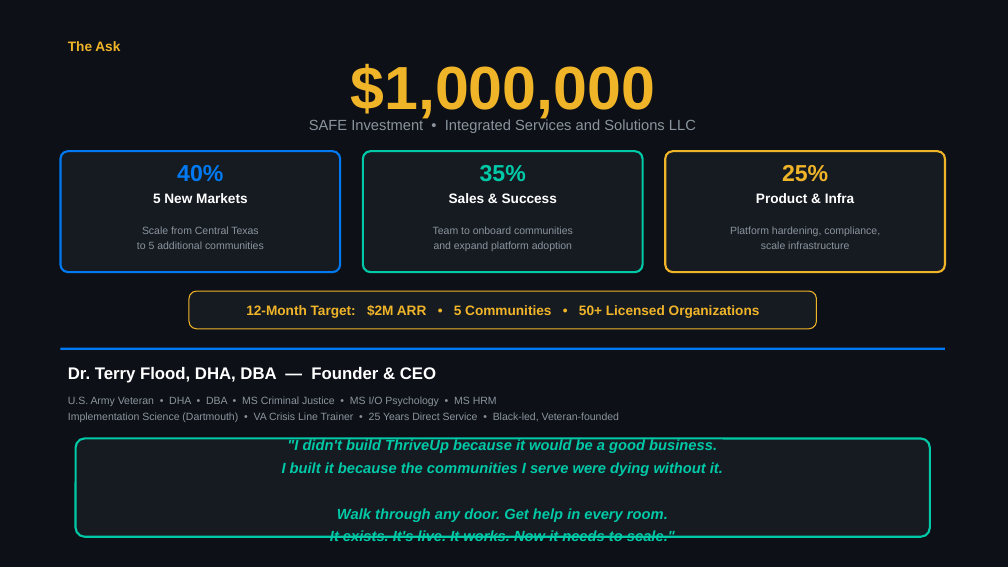
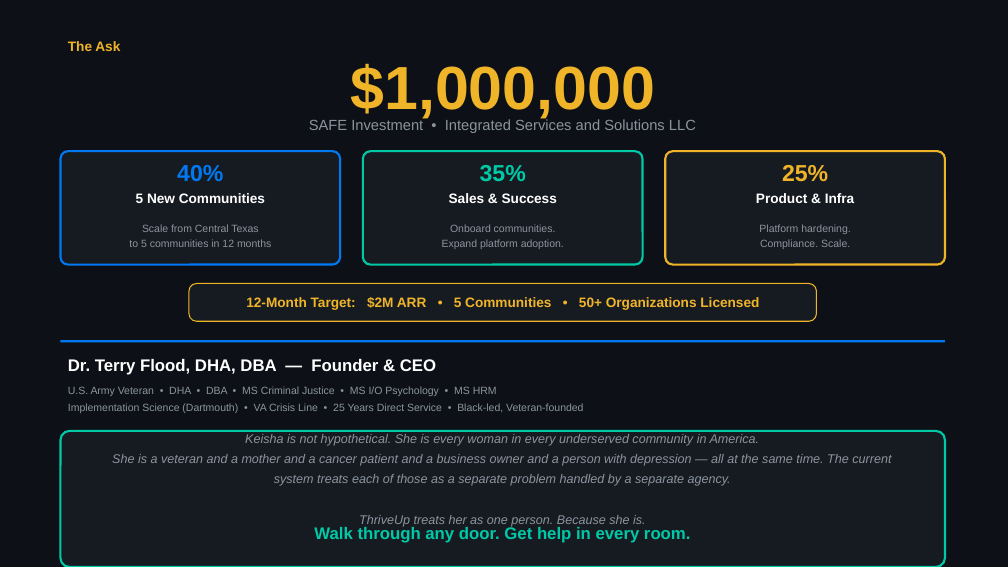
Before and after one commit to mrterryflood-ui/Thriveup, a slide deck: slide 10 of docs/pitches/ThriveUp-The-Pitch-by-Deel-2026.pptx. Drawn at 1008x567 pixels with LibreOffice and Linux fonts; fonts in the diff are those of the drawing. Boxes give left, top, right and bottom in pixels: in the first picture for what was removed or moved away, otherwise in the second. Text is boxed around its words. In the diff, an @@ line names an element or a change of style, - is before the commit and + after.

```diff
--- a/docs/pitches/ThriveUp-The-Pitch-by-Deel-2026.pptx
+++ b/docs/pitches/ThriveUp-The-Pitch-by-Deel-2026.pptx
@@ rounded rectangle: place and size @@
-rounded rectangle at <box>60,151,340,272</box>
+rounded rectangle at <box>60,151,340,265</box>
@@ rounded rectangle: place and size @@
-rounded rectangle at <box>363,151,643,272</box>
+rounded rectangle at <box>363,151,643,265</box>
@@ rounded rectangle: place and size @@
-rounded rectangle at <box>665,151,945,272</box>
+rounded rectangle at <box>665,151,945,265</box>
@@ text at <box>136,193,265,203</box>: text changed @@
-5 New Markets
+5 New Communities
@@ text at <box>129,239,271,247</box>: text changed @@
-to 5 additional communities
+to 5 communities in 12 months
@@ text at <box>442,224,564,249</box>: text changed @@
-Team to onboard communities
-and expand platform adoption
+Onboard communities.
+Expand platform adoption.
@@ text at <box>759,224,850,249</box>: text changed @@
-Platform hardening, compliance,
-scale infrastructure
+Platform hardening.
+Compliance. Scale.
@@ rounded rectangle: place and size @@
-rounded rectangle at <box>189,291,817,329</box>
+rounded rectangle at <box>189,284,817,321</box>
@@ text at <box>246,297,759,310</box>: text changed @@
-12-Month Target: $2M ARR • 5 Communities • 50+ Licensed Organizations
+12-Month Target: $2M ARR • 5 Communities • 50+ Organizations Licensed
@@ text "Dr. Terry Flood, DHA, DBA ...": place and size @@
-text "Dr. Terry Flood, DHA, DBA ..." at <box>68,367,436,383</box>
+text "Dr. Terry Flood, DHA, DBA ..." at <box>68,359,436,375</box>
@@ rectangle: place and size @@
-rectangle at <box>60,348,945,350</box>
+rectangle at <box>60,340,945,343</box>
@@ text "U.S. Army Veteran • DHA ...": place and size @@
-text "U.S. Army Veteran • DHA ..." at <box>68,396,619,422</box>
+text "U.S. Army Veteran • DHA ..." at <box>68,386,583,413</box>
@@ text at <box>68,403,583,413</box>: text changed @@
-Implementation Science (Dartmouth) • VA Crisis Line Trainer • 25 Years Direct Service • Black-led, Veteran-founded
+Implementation Science (Dartmouth) • VA Crisis Line • 25 Years Direct Service • Black-led, Veteran-founded
@@ proportions changed in 4 elements at <box>60,151,340,265</box>, <box>363,151,643,265</box>, <box>665,151,945,265</box>, <box>60,431,945,567</box> @@
@@ rounded rectangle: place and size @@
-rounded rectangle at <box>76,439,930,537</box>
+rounded rectangle at <box>60,431,945,567</box>
@@ text at <box>112,434,891,527</box>: text changed; size 14 to 12 pt; text colour #00C9A7 to #8B949E; bold off @@
-"I didn't build ThriveUp because it would be a good business.
-I built it because the communities I serve were dying without it.
-Walk through any door. Get help in every room.
-It exists. It's live. It works. Now it needs to scale."
+Keisha is not hypothetical. She is every woman in every underserved community in America.
+She is a veteran and a mother and a cancer patient and a business owner and a person with depression — all at the same time. The current system treats each of those as a separate problem handled by a separate agency.
+ThriveUp treats her as one person. Because she is.
@@ text added at <box>314,525,690,543</box>, 16 pt, text #00C9A7, bold @@
+Walk through any door. Get help in every room.
```
Also in this commit, not shown: 6 other slides changed, 2 slides added, 2 slides removed, 2 other files.
